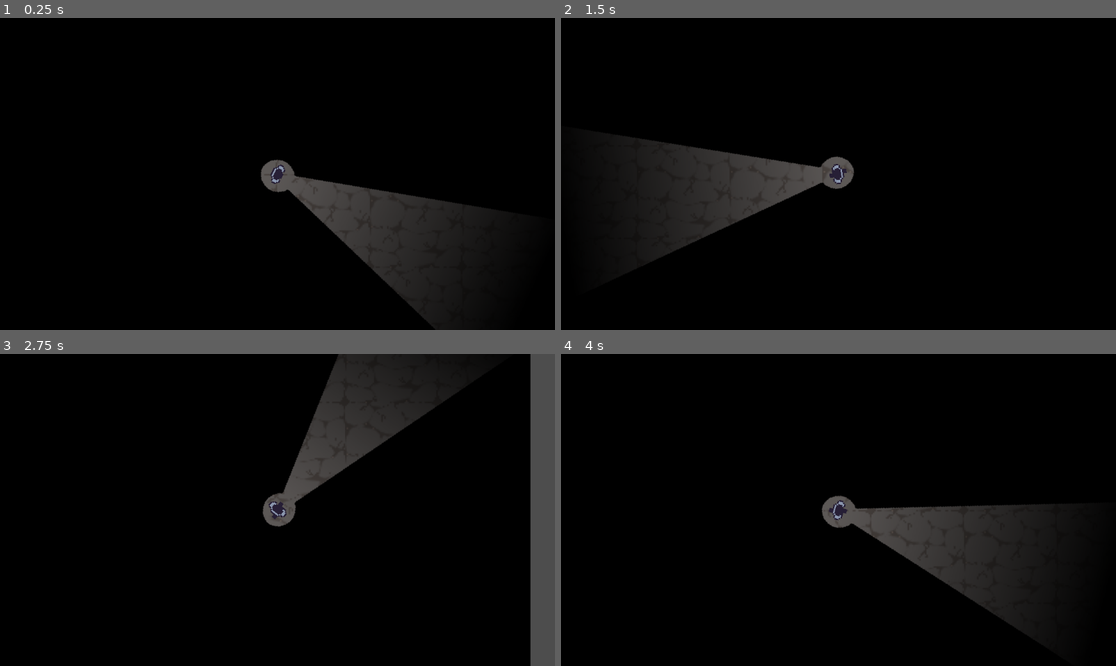
Above: before the commit, frames 1-4 (two rows, left to right).
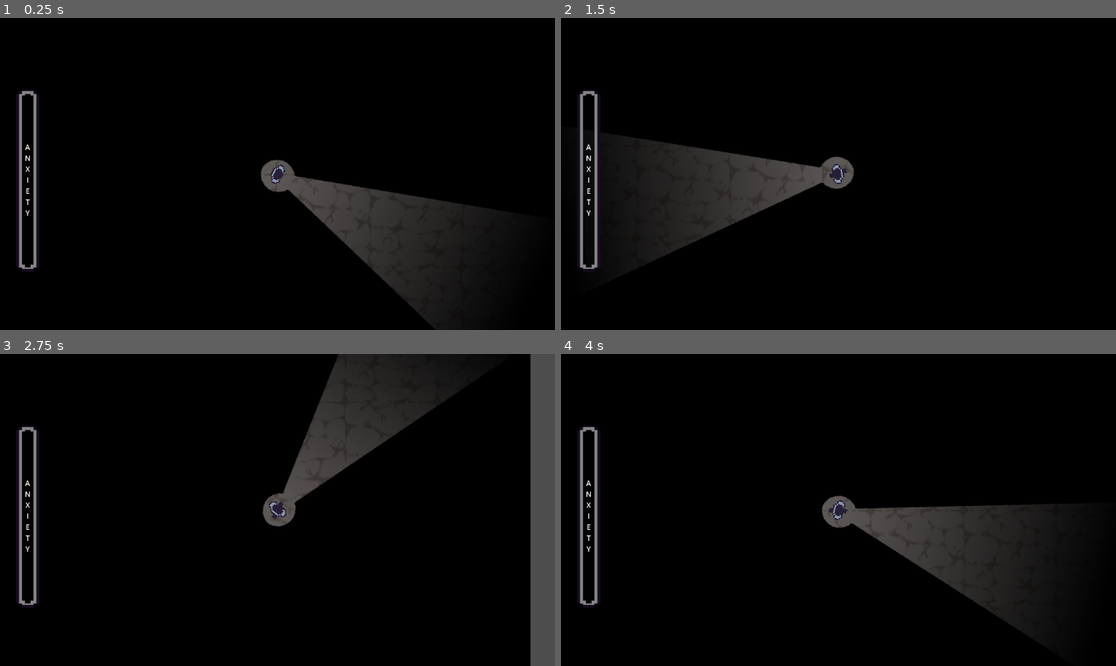
Above: after the commit, the same moments.

Repository: Mistery03/GJBRACKEY2_Home
Game: Godot game, scene res://scene/school/outside.tscn
Two runs of this game, one before a commit and one after it. Both use one fixed random seed, a clock stepped at 60 frames per second and the inputs below. The project has no main scene, so this scene is started directly.
Inputs (mouse positions are in pixels of both pictures, inside the frame that each line leads up to):
- Up to frame 1 (0.25 s): no input
- Up to frame 2 (1.5 s): tap Enter at 0.5 s; move the mouse to (960, 158) at 0.52 s; hold D (right) 0.53-1.28 s; hold Space (holdBreath, bound only after the commit) 0.53-1.28 s; move the mouse to (727, 189) at 1.27 s; hold S (backward) from 1.28 s (still down); tap Space (holdBreath, bound only after the commit) at 1.35 s
- Up to frame 3 (2.75 s): move the mouse to (333, 441) at 2.02 s; release S (backward) at 2.03 s; hold D (right) from 2.03 s (still down); hold Space (holdBreath, bound only after the commit) from 2.03 s (still down)
- Up to frame 4 (4 s): move the mouse to (810, 572) at 2.77 s; release D (right) at 2.78 s; release Space (holdBreath, bound only after the commit) at 2.78 s; hold W (forward) 2.78-3.53 s; tap Space (holdBreath, bound only after the commit) at 2.85 s; move the mouse to (1005, 556) at 3.52 s; hold A (left) from 3.53 s (still down); hold Space (holdBreath, bound only after the commit) from 3.53 s (still down)

The runs differ from the first frame. In frame 1, 1.3% of the frame differs, in the area x 2-8%, y 22-82%; in frame 2, 1.0%; in frame 3, 1.3%; in frame 4, 1.3%.

Commit message:
anxietyBar and breathing

Diff:
--- a/gamejambrackey/entity/player/player.tscn
+++ b/gamejambrackey/entity/player/player.tscn
@@ -1,8 +1,13 @@
-[gd_scene load_steps=10 format=3 uid="uid://gjv4bjhiki0o"]
+[gd_scene load_steps=15 format=3 uid="uid://gjv4bjhiki0o"]
 
 [ext_resource type="Script" path="res://entity/player/player.gd" id="1_ar5lc"]
 [ext_resource type="Texture2D" uid="uid://bduw04wqgk14s" path="res://asset/spritesheet/setio.png" id="1_hlmbi"]
 [ext_resource type="Texture2D" uid="uid://darnykm550j67" path="res://asset/texture/flashlight.png" id="3_bsttv"]
+[ext_resource type="PackedScene" uid="uid://ci67nwh2e2m2q" path="res://hud/anxietyBar/anxiety_bar.tscn" id="4_j5dag"]
+[ext_resource type="AudioStream" uid="uid://cf2ov35ve7wwn" path="res://asset/sfx/breathingSFX.mp3" id="5_34ftj"]
+[ext_resource type="AudioStream" uid="uid://cwxsa0dv6ac3d" path="res://asset/sfx/heartbeatSFX.mp3" id="6_oqi6u"]
+[ext_resource type="AudioStream" uid="uid://daieuf88qcqr6" path="res://asset/sfx/breathIn.mp3" id="7_vst0t"]
+[ext_resource type="AudioStream" uid="uid://vvn74yfi3ckg" path="res://asset/sfx/breathOut.mp3" id="8_1qhdo"]
 
 [sub_resource type="AtlasTexture" id="AtlasTexture_gsiun"]
 atlas = ExtResource("1_hlmbi")
@@ -75,3 +80,33 @@
 energy = 0.8
 texture = ExtResource("3_bsttv")
 texture_scale = 0.5
+
+[node name="CanvasLayer" type="CanvasLayer" parent="."]
+
+[node name="AnxietyBar" parent="CanvasLayer" node_paths=PackedStringArray("breathing", "breathIn", "heartbeat", "breathOut") instance=ExtResource("4_j5dag")]
+offset_left = -43.0
+offset_top = 530.0
+offset_right = -555.0
+offset_bottom = 202.0
+scale = Vector2(0.6, 0.6)
+step = 0.01
+breathing = NodePath("../../Breathing")
+breathIn = NodePath("../../BreathIn")
+heartbeat = NodePath("../../Heartbeat")
+breathOut = NodePath("../../BreathOut")
+
+[node name="Breathing" type="AudioStreamPlayer2D" parent="."]
+stream = ExtResource("5_34ftj")
+volume_db = -5.0
+autoplay = true
+
+[node name="Heartbeat" type="AudioStreamPlayer2D" parent="."]
+stream = ExtResource("6_oqi6u")
+volume_db = -80.0
+autoplay = true
+
+[node name="BreathIn" type="AudioStreamPlayer2D" parent="."]
+stream = ExtResource("7_vst0t")
+
+[node name="BreathOut" type="AudioStreamPlayer2D" parent="."]
+stream = ExtResource("8_1qhdo")
--- /dev/null
+++ b/gamejambrackey/hud/anxietyBar/anxiety_bar.gd
@@ -0,0 +1,62 @@
+extends TextureProgressBar
+
+@export var anxietyRate:float = 0.01
+
+@export_category("SFX settings")
+@export var breathing:AudioStreamPlayer2D
+@export var breathIn:AudioStreamPlayer2D
+@export var heartbeat:AudioStreamPlayer2D
+@export var breathOut:AudioStreamPlayer2D
+
+var originalVolume:float
+
+var holdingBreath:bool = false
+var isPlayed:bool = false
+
+func _ready() -> void:
+	originalVolume = breathing.volume_db
+
+# Called every frame. 'delta' is the elapsed time since the previous frame.
+func _process(delta: float) -> void:
+	value += anxietyRate
+
+	value = clampf(value,0,max_value)
+
+	adjustBreathingNoise(value)
+	adjustHeartBeatNoise(value)
+
+	if holdingBreath and !isPlayed:
+		breathIn.play()
+		isPlayed = true
+
+func _input(event: InputEvent) -> void:
+	if event.is_action_pressed("holdBreath"):
+		holdingBreath = true
+
+	if event.is_action("holdBreath"):
+		breathing.stop()
+
+		if breathIn.finished:
+			heartbeat.volume_db = -5
+		value -= 0.1
+		adjustBreathingNoise(value)
+
+	if event.is_action_released("holdBreath"):
+		if breathIn.finished:
+			breathOut.play()
+			breathing.play()
+		holdingBreath = false
+		isPlayed = false
+
+func adjustBreathingNoise(percentage:float):
+	var newVolume = originalVolume + (percentage/100 * 30)
+	breathing.volume_db = newVolume
+	breathing.volume_db = clamp(breathing.volume_db,originalVolume,20)
+
+func adjustHeartBeatNoise(percentage:float):
+	var min_volume_db = -80  # Low volume for fade-out
+	var max_volume_db = -10  # Max volume for fade-in
+	if percentage >= 45:
+		heartbeat.volume_db = max_volume_db
+	elif percentage < 45:
+		heartbeat.volume_db = min_volume_db + (percentage / 45.0) * (max_volume_db - min_volume_db)
--- /dev/null
+++ b/gamejambrackey/hud/anxietyBar/anxiety_bar.tscn
@@ -0,0 +1,35 @@
+[gd_scene load_steps=4 format=3 uid="uid://ci67nwh2e2m2q"]
+
+[ext_resource type="Texture2D" uid="uid://bn2sgdlhcafy7" path="res://asset/hud/manaBorderBar2.png" id="1_hdat3"]
+[ext_resource type="Texture2D" uid="uid://dyobiyiwdywb0" path="res://asset/hud/soulbar.png" id="2_jscj3"]
+[ext_resource type="Script" path="res://hud/anxietyBar/anxiety_bar.gd" id="3_qugie"]
+
+[node name="AnxietyBar" type="TextureProgressBar"]
+anchors_preset = 15
+anchor_right = 1.0
+anchor_bottom = 1.0
+offset_right = -512.0
+offset_bottom = -328.0
+grow_horizontal = 2
+grow_vertical = 2
+rotation = -1.5708
+texture_over = ExtResource("1_hdat3")
+texture_progress = ExtResource("2_jscj3")
+script = ExtResource("3_qugie")
+
+[node name="Label" type="Label" parent="."]
+layout_mode = 0
+offset_left = 454.0
+offset_top = 150.0
+offset_right = 494.0
+offset_bottom = 419.0
+rotation = 1.5708
+theme_override_font_sizes/font_size = 25
+text = "A
+N
+X
+I
+E
+T
+Y"
+horizontal_alignment = 1
--- a/gamejambrackey/project.godot
+++ b/gamejambrackey/project.godot
@@ -40,6 +40,11 @@
 "events": [Object(InputEventKey,"resource_local_to_scene":false,"resource_name":"","device":-1,"window_id":0,"alt_press …(192 unchanged characters)…
 ]
 }
+holdBreath={
+"deadzone": 0.5,
+"events": [Object(InputEventKey,"resource_local_to_scene":false,"resource_name":"","device":-1,"window_id":0,"alt_pressed":false,"shift_pressed":false,"ctrl_pressed":false,"meta_pressed":false,"pressed":false,"keycode":32,"physical_keycode":0,"key_label":0,"unicode":32,"location":0,"echo":false,"script":null)
+]
+}
 
 [rendering]
 
Binary file added: gamejambrackey/asset/hud/manaBorderBar2.png
Not shown, added: gamejambrackey/asset/hud/manaBorderBar2.png.import
Binary file added: gamejambrackey/asset/hud/soulbar.png
Not shown, added: gamejambrackey/asset/hud/soulbar.png.import
Not shown, added: gamejambrackey/asset/sfx/breathIn.mp3.import
Not shown, added: gamejambrackey/asset/sfx/breathOut.mp3.import
Not shown, added: gamejambrackey/asset/sfx/breathingSFX.mp3.import
Not shown, added: gamejambrackey/asset/sfx/heartbeatSFX.mp3.import
Not shown, added: gamejambrackey/asset/sfx/breathIn.mp3
Not shown, added: gamejambrackey/asset/sfx/breathOut.mp3
Not shown, added: gamejambrackey/asset/sfx/breathingSFX.mp3
Not shown, added: gamejambrackey/asset/sfx/heartbeatSFX.mp3
